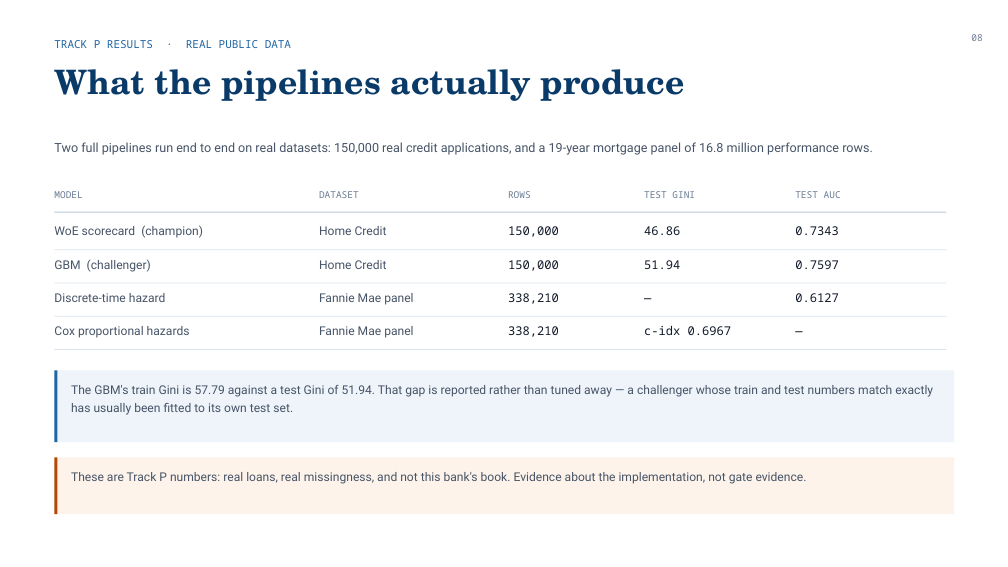
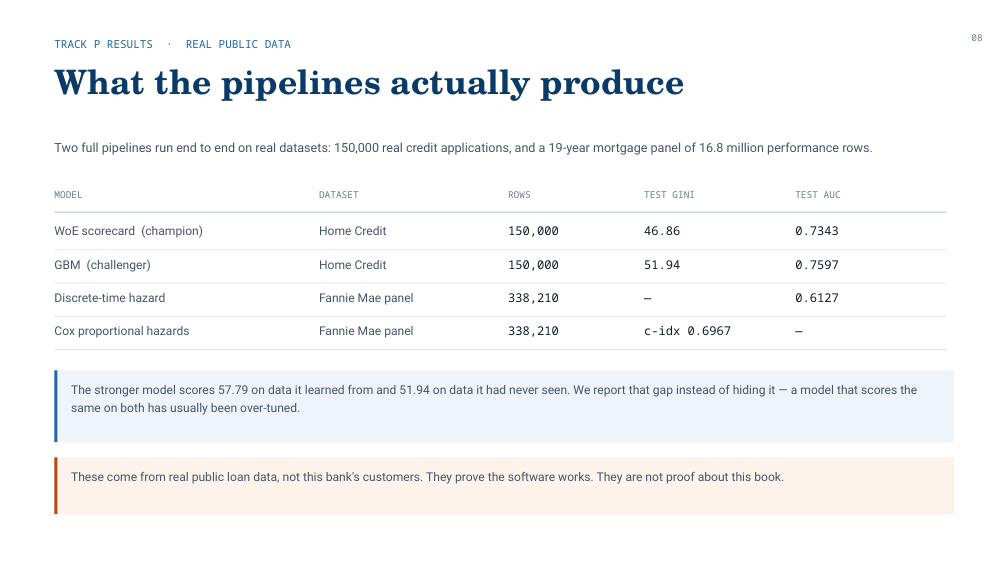
Before and after one commit to Divanshu0212/AILendingHub, a slide deck: slide 8 of Lending_Hub_EPIC_8.pptx. Drawn at 1008x567 pixels with LibreOffice and Linux fonts; fonts in the diff are those of the drawing. Boxes give left, top, right and bottom in pixels: in the first picture for what was removed or moved away, otherwise in the second. Text is boxed around its words. In the diff, an @@ line names an element or a change of style, - is before the commit and + after.

```diff
--- a/Lending_Hub_EPIC_8.pptx
+++ b/Lending_Hub_EPIC_8.pptx
@@ text at bbox=[71, 385, 917, 415]: text changed @@
-The GBM's train Gini is 57.79 against a test Gini of 51.94. That gap is reported rather than tuned away — a challenger whose train and test numbers match exactly has usually been fitted to its own test set.
+The stronger model scores 57.79 on data it learned from and 51.94 on data it had never seen. We report that gap instead of hiding it — a model that scores the same on both has usually been over-tuned.
@@ text at bbox=[71, 472, 784, 484]: text changed @@
-These are Track P numbers: real loans, real missingness, and not this bank's book. Evidence about the implementation, not gate evidence.
+These come from real public loan data, not this bank's customers. They prove the software works. They are not proof about this book.
```
Also in this commit, not shown: 11 other slides changed, 1 other file.
